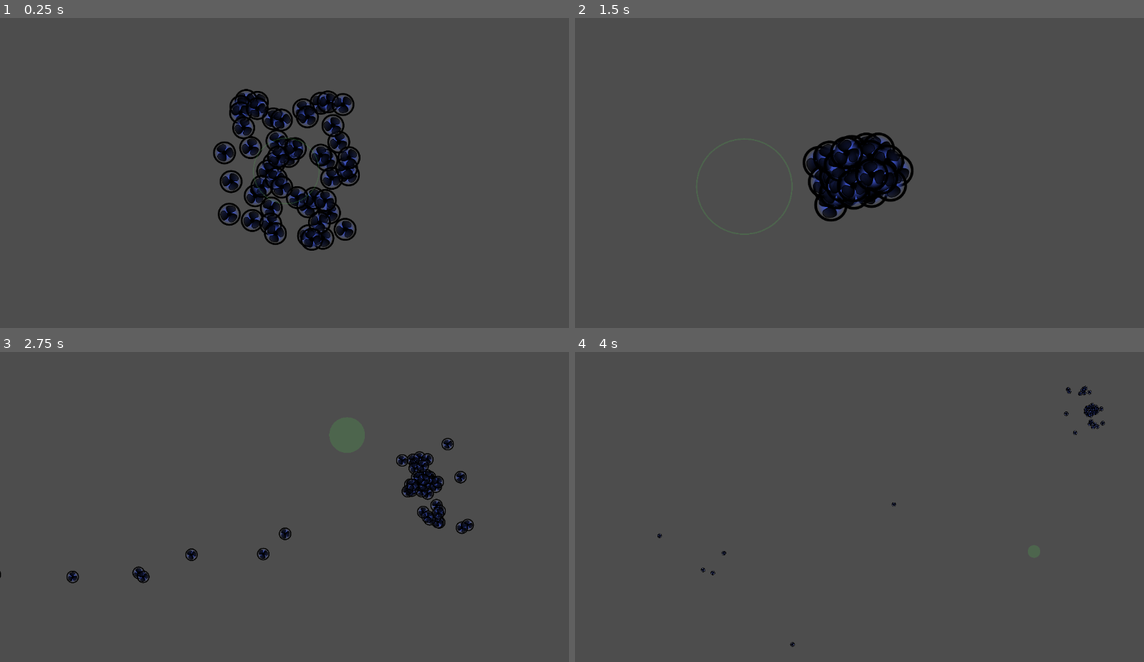
Above: before the commit, frames 1-4 (two rows, left to right).
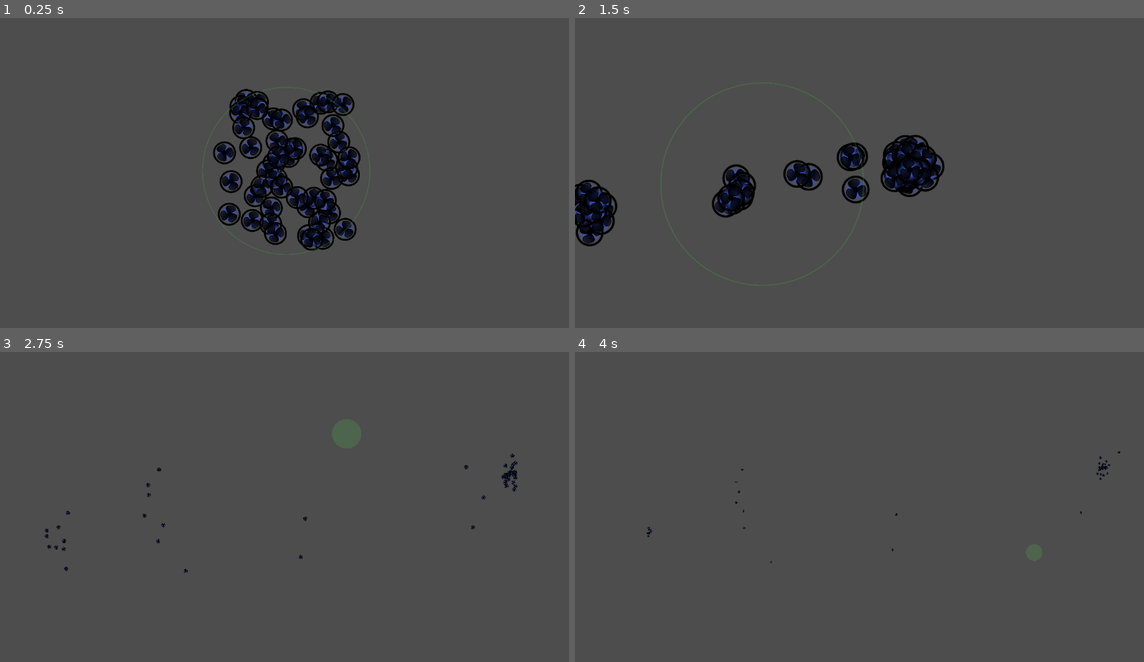
Above: after the commit, the same moments.

Repository: mgiuca/patient-zero
Game: Godot game, scene res://scenes/level.tscn
Same seed, same stepped clock (60 frames per second), same inputs: the game is played once before the commit and once after it.
Inputs (mouse positions are in pixels of both pictures, inside the frame that each line leads up to):
- Up to frame 1 (0.25 s): no input
- Up to frame 2 (1.5 s): move the mouse to (984, 154) at 0.52 s; press the mouse at (984, 154) at 0.53 s; move the mouse to (745, 185) at 1.27 s; release the mouse at (745, 185) at 1.28 s; click (745, 185) at 1.35 s
- Up to frame 3 (2.75 s): move the mouse to (341, 432) at 2.02 s; press the mouse at (341, 432) at 2.03 s
- Up to frame 4 (4 s): move the mouse to (831, 569) at 2.77 s; release the mouse at (831, 569) at 2.78 s; click (831, 569) at 2.85 s; move the mouse to (1035, 553) at 3.52 s; press the mouse at (1035, 553) at 3.53 s

The runs differ from the first frame. In frame 1, 0.1% of the frame differs, in the area x 40-63%, y 23-76%; in frame 2, 6.4%, in the area x 0-65%, y 36-74%; in frame 3, 2.0%; in frame 4, 0.4%.

Commit message:
Play with cursor parameters.

Diff:
--- a/scenes/cursor.gd
+++ b/scenes/cursor.gd
@@ -6,7 +6,7 @@
 @export var inactive_draw_thickness : float = 5
 
 ## Multiplier for the amount of force to exert on bots.
-@export var force_multiplier : float = 2
+@export var force_multiplier : float = 2.5
 
 var active : bool = false
 
--- a/scenes/cursor.tscn
+++ b/scenes/cursor.tscn
@@ -3,7 +3,7 @@
 [ext_resource type="Script" path="res://scenes/cursor.gd" id="1_vg3ar"]
 
 [sub_resource type="CircleShape2D" id="CircleShape2D_2bd18"]
-radius = 179.025
+radius = 457.395
 
 [node name="Cursor" type="Area2D"]
 modulate = Color(1, 1, 1, 0.25098)
